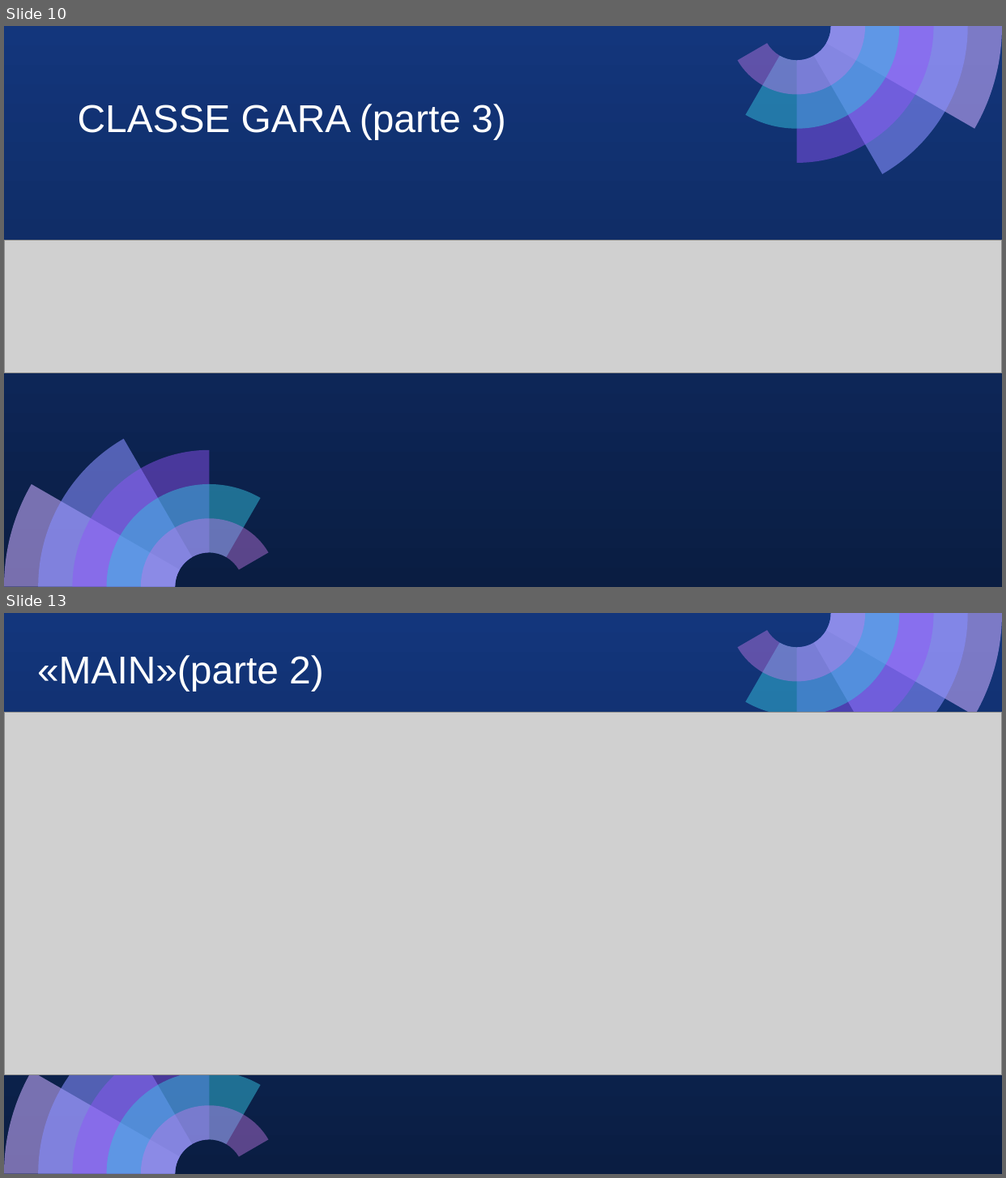
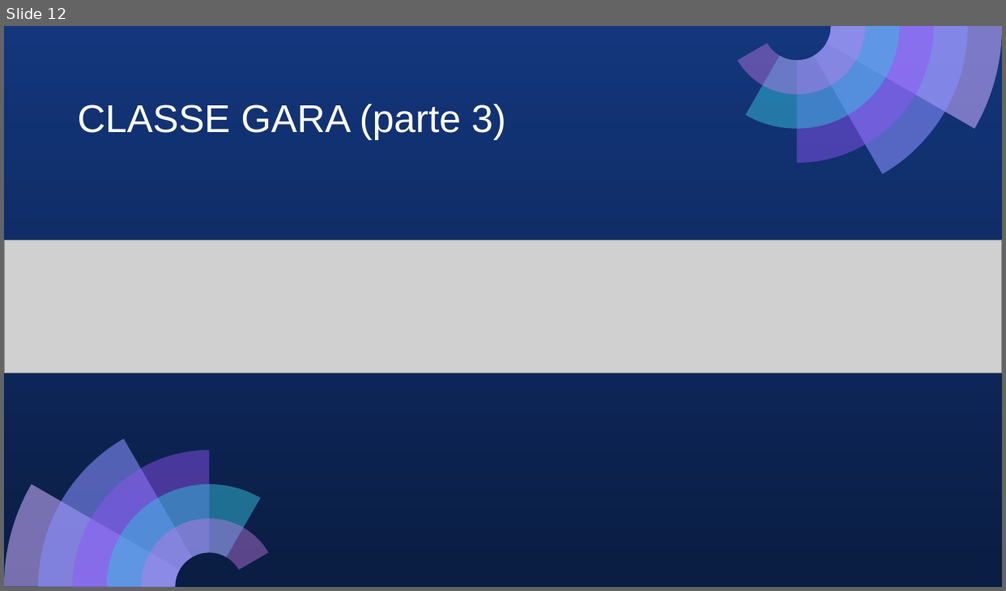
Before and after one commit to LorenzoBastianelli/Progetto_Maratona, a slide deck: File/ProgettoMaratonaBastianelli_Fiore.pptx. Shown one above the other, each under a label of ours: slides 10 and 13 before the commit, slide 12 after it; the slides between them are not shown. The pictures are 1006x1178 and 1006x591 pixels, drawn with LibreOffice and Linux fonts; fonts in the diff are those of the drawing; grey boxes stand for pictures. Boxes give left, top, right and bottom in pixels: in the first picture for what was removed or moved away, otherwise in the second. Text is boxed around its words. In the diff, an @@ line names an element or a change of style, - is before the commit and + after.

```diff
--- a/File/ProgettoMaratonaBastianelli_Fiore.pptx
+++ b/File/ProgettoMaratonaBastianelli_Fiore.pptx
@@ slide 13 removed at (4,613,1002,1174), background gradient #13367C to #0A1D42; not listed: 10 template elements that a slide beside it also shows @@
@@ text removed at (37,655,324,691) @@
-«MAIN»(parte 2)
@@ picture removed at (4,712,1002,1075) @@
@@ what was slide 10 is now slide 12 @@
```
Also in this commit, not shown: 3 slides changed, 5 slides added, 4 other slides removed, 3 other files.
